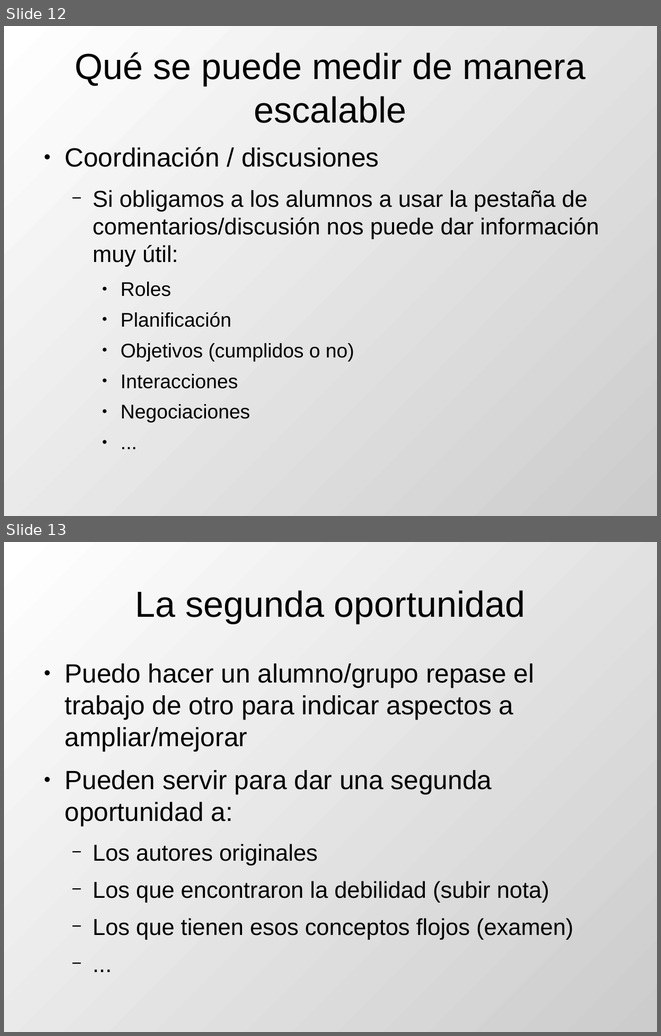
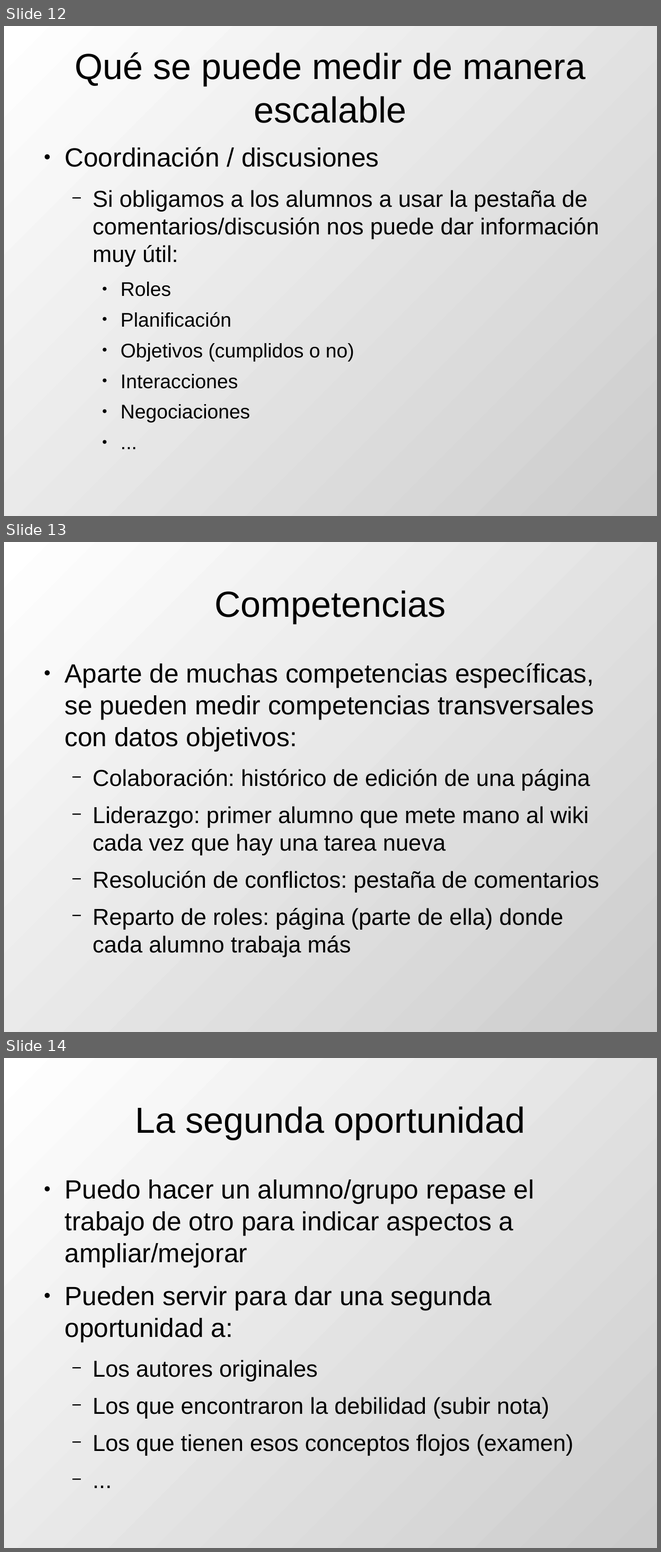
Before and after one commit to DrPantera/wikis4education, a slide deck: uca-2013_07/tema-5-EvaluacionWikis.odp. Shown one above the other, each under a label of ours: slides 12 and 13 before the commit, slides 12, 13 and 14 after it. The pictures are 661x1036 and 661x1552 pixels, drawn with LibreOffice and Linux fonts; fonts in the diff are those of the drawing. Boxes give left, top, right and bottom in pixels: in the first picture for what was removed or moved away, otherwise in the second. Text is boxed around its words. In the diff, an @@ line names an element or a change of style, - is before the commit and + after.

```diff
--- a/uca-2013_07/tema-5-EvaluacionWikis.odp
+++ b/uca-2013_07/tema-5-EvaluacionWikis.odp
@@ slide 13 added at (x1=4, y1=542, x2=657, y2=1032), background gradient #FFFFFF to #CCCCCC @@
@@ title added at (x1=214, y1=590, x2=445, y2=623), 44 pt, text #000000 @@
+Competencias
@@ text added at (x1=64, y1=663, x2=599, y2=957), 28 pt, text #000000 @@
+● Aparte de muchas competencias específicas, se pueden medir competencias transversales con datos objetivos:
+  − Colaboración: histórico de edición de una página
+  − Liderazgo: primer alumno que mete mano al wiki cada vez que hay una tarea nueva
+  − Resolución de conflictos: pestaña de comentarios
+  − Reparto de roles: página (parte de ella) donde cada alumno trabaja más
@@ what was slide 13 is now slide 14 @@
```
Also in this commit, not shown: 1 slide changed, 4 other files.
